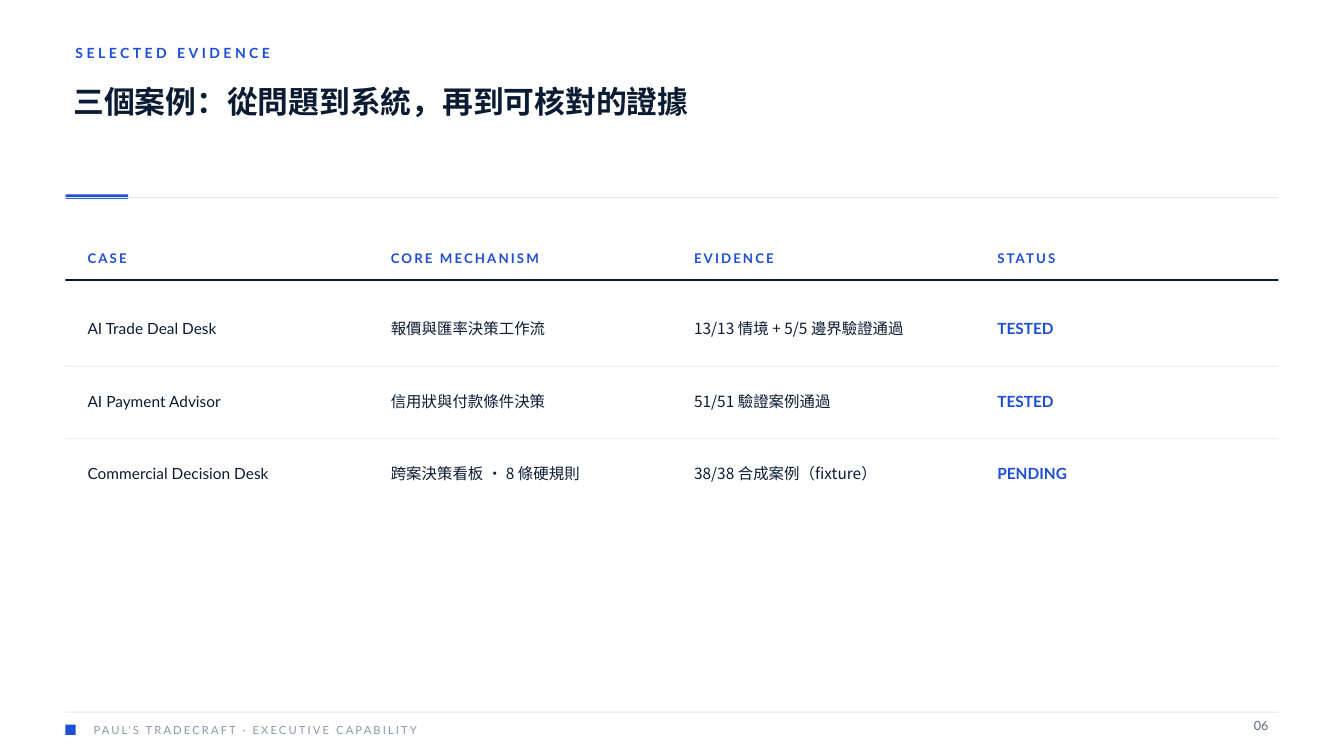
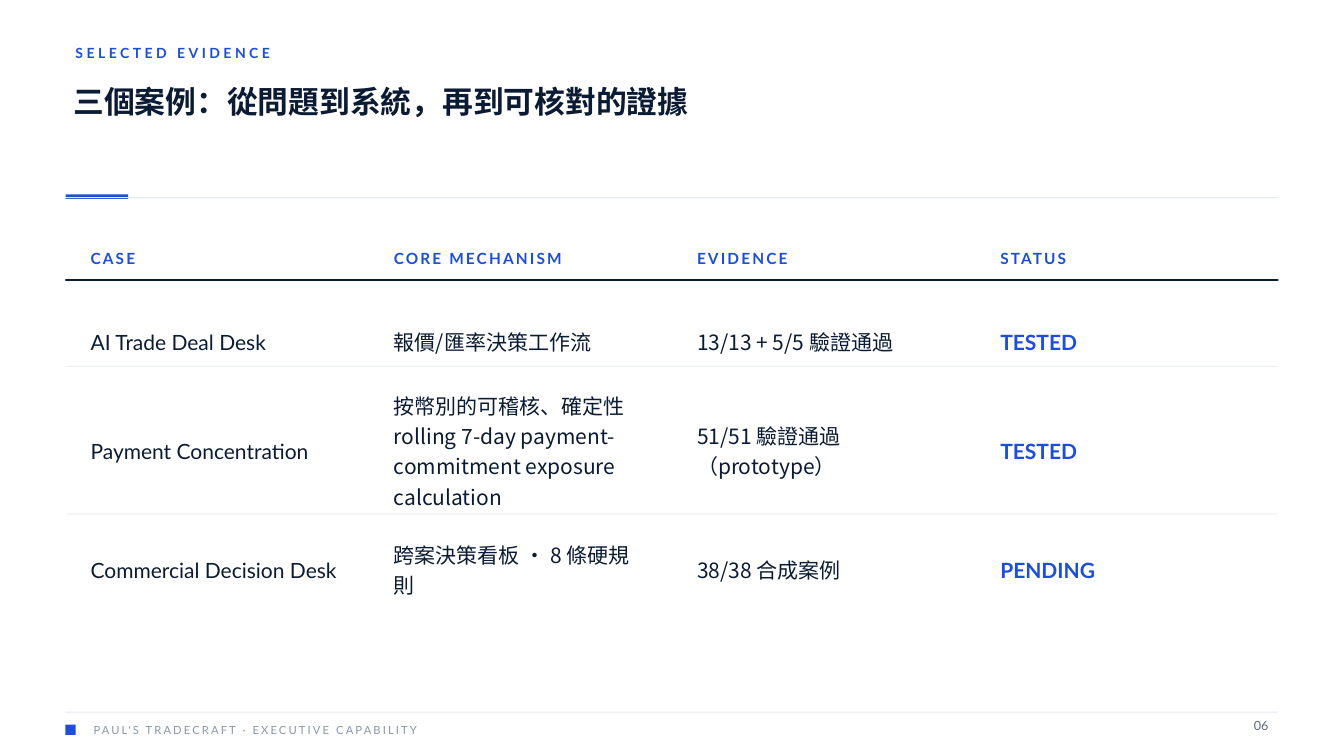
Before and after one commit to apchen1978/spec-to-deck-pipeline, a slide deck: slide 6 of Paul-Tradecraft-Executive-Capability-Deck.pptx. Drawn at 1344x756 pixels with LibreOffice and Linux fonts; fonts in the diff are those of the drawing. Boxes give left, top, right and bottom in pixels: in the first picture for what was removed or moved away, otherwise in the second. Text is boxed around its words. In the diff, an @@ line names an element or a change of style, - is before the commit and + after.

Commit message:
fix: p6 case 2 -> Payment Concentration (canonical), body 15pt, shorter rows
- spec-executive-capability.json: second case renamed to Payment Concentration; mechanism now matches portfolio canonical 'per-currency auditable, deterministic rolling 7-day payment-commitment exposure calculation'; keeps 51/51 TESTED and prototype/adoption-not-proven boundary; all three table rows shortened
- make-pptx.mjs: table body raised to 15pt (>=14pt requirement), header 11pt, adaptive row heights with safe padding
- re-rendered PPTX + PDF; QA: 9 pages, 0 out-of-bounds, p6 body/footer no collision

```diff
--- a/Paul-Tradecraft-Executive-Capability-Deck.pptx
+++ b/Paul-Tradecraft-Executive-Capability-Deck.pptx
@@ size 9.5 to 11 pt in 4 elements at box(91, 252, 136, 264), box(394, 252, 561, 264), box(697, 252, 787, 264), box(990, 237, 1263, 279) @@
@@ text at box(394, 332, 591, 354): text changed; size 11 to 15 pt @@
-報價與匯率決策工作流
+報價/匯率決策工作流
@@ text at box(697, 332, 893, 354): text changed; size 11 to 15 pt @@
-13/13 情境 + 5/5 邊界驗證通過
+13/13 + 5/5 驗證通過
@@ text at box(394, 396, 625, 506): text changed; size 11 to 15 pt @@
-信用狀與付款條件決策
+按幣別的可稽核、確定性 rolling 7-day payment-commitment exposure calculation
@@ text at box(91, 443, 309, 463): text changed; size 11 to 15 pt @@
-AI Payment Advisor
+Payment Concentration
@@ text at box(697, 426, 841, 479): text changed; size 11 to 15 pt @@
-51/51 驗證案例通過
+51/51 驗證通過（prototype）
@@ rectangle: place and size @@
-rectangle at box(66, 439, 1278, 440)
+rectangle at box(66, 514, 1278, 515)
@@ text "Commercial Decision Desk": place and size @@
-text "Commercial Decision Desk" at box(88, 467, 268, 479)
+text "Commercial Decision Desk" at box(91, 562, 337, 578)
@@ text "跨案決策看板 · 8 條硬規則": place and size @@
-text "跨案決策看板 · 8 條硬規則" at box(391, 466, 580, 481)
+text "跨案決策看板 · 8 條硬規則" at box(394, 545, 630, 595)
@@ size 11 to 15 pt; line spacing 1.12 to 1.2 in 6 elements at box(91, 334, 266, 350), box(1000, 334, 1077, 350), box(1000, 443, 1077, 459), box(91, 562, 337, 578), box(394, 545, 630, 595), box(1000, 562, 1095, 578) @@
@@ text "PENDING": place and size @@
-text "PENDING" at box(997, 467, 1067, 479)
+text "PENDING" at box(1000, 562, 1095, 578)
@@ text at box(697, 560, 841, 582): text changed; size 11 to 15 pt @@
-38/38 合成案例（fixture）
+38/38 合成案例
```
Also in this commit, not shown: 3 other files.
